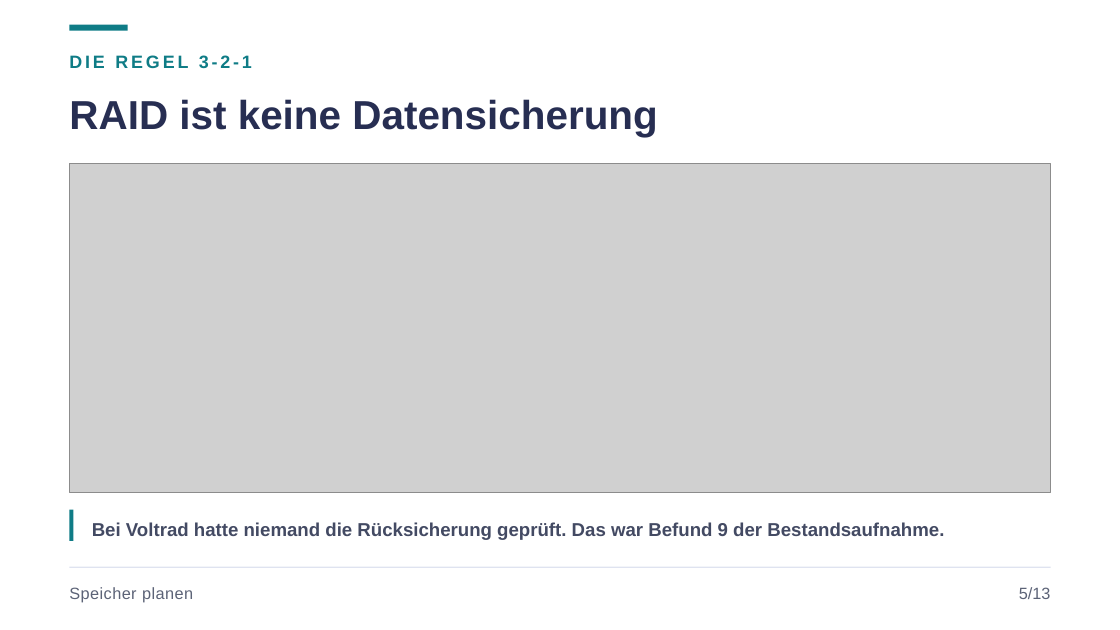
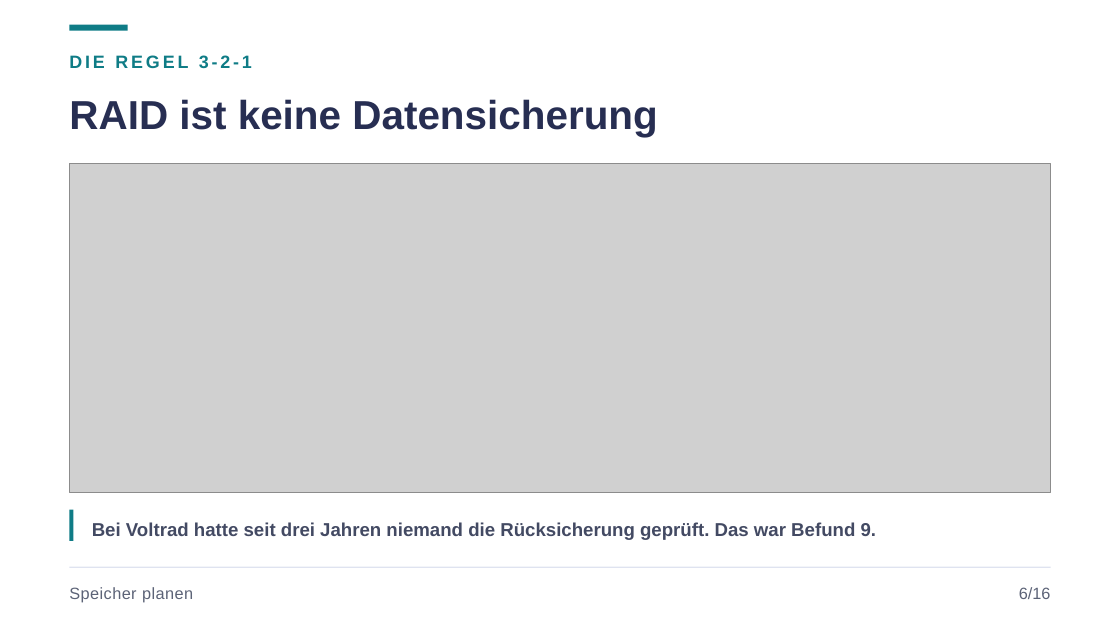
Before and after one commit to JacobMenge/kurs-unterlagen, a slide deck: slide 8 of folien/14-speicher.pptx (slide 7 before the commit). Drawn at 1120x630 pixels with LibreOffice and Linux fonts; fonts in the diff are those of the drawing; grey boxes stand for pictures. Boxes give left, top, right and bottom in pixels: in the first picture for what was removed or moved away, otherwise in the second. Text is boxed around its words. In the diff, an @@ line names an element or a change of style, - is before the commit and + after.

```diff
--- a/folien/14-speicher.pptx
+++ b/folien/14-speicher.pptx
@@ text at [92,522,877,540]: text changed @@
-Bei Voltrad hatte niemand die Rücksicherung geprüft. Das war Befund 9 der Bestandsaufnahme.
+Bei Voltrad hatte seit drei Jahren niemand die Rücksicherung geprüft. Das war Befund 9.
@@ text at [1019,587,1051,599]: text changed @@
-5/13
+6/16
```
Also in this commit, not shown: 12 other slides changed, 3 slides added, 9 other files.
